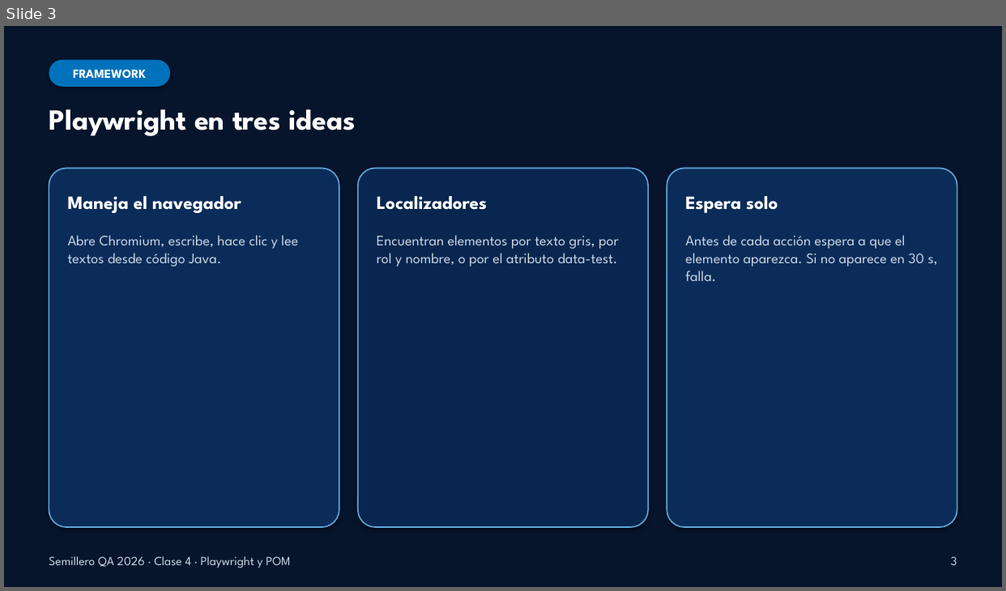
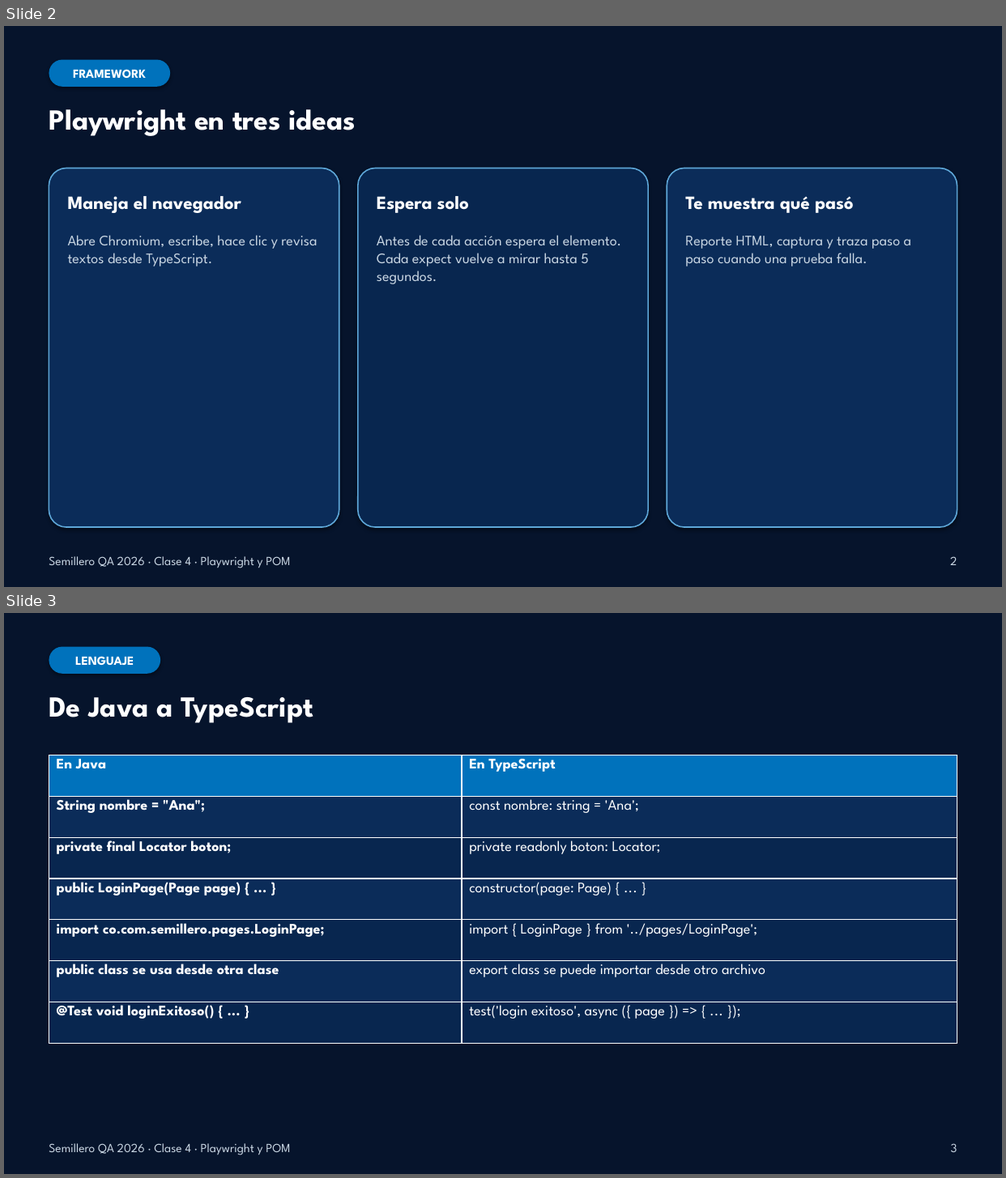
Before and after one commit to dzapbeta/semillero2026, a slide deck: material-de-apoyo/Clase4_Presentacion_Playwright_POM.pptx. Shown one above the other, each under a label of ours: slide 3 before the commit, slides 2 and 3 after it. The pictures are 1006x591 and 1006x1178 pixels, drawn with LibreOffice and Linux fonts; fonts in the diff are those of the drawing. Boxes give left, top, right and bottom in pixels: in the first picture for what was removed or moved away, otherwise in the second. Text is boxed around its words. In the diff, an @@ line names an element or a change of style, - is before the commit and + after.

```diff
--- a/material-de-apoyo/Clase4_Presentacion_Playwright_POM.pptx
+++ b/material-de-apoyo/Clase4_Presentacion_Playwright_POM.pptx
@@ slide 3 added at box(4, 613, 1002, 1174), background #06142C @@
@@ rounded rectangle added at box(49, 647, 160, 674), fill #0072BC, 12 pt, text #FFFFFF, bold @@
+LENGUAJE
@@ text added at box(49, 697, 313, 723), 28 pt, text #FFFFFF, bold @@
+De Java a TypeScript
@@ table added at box(49, 756, 957, 1043), 7 rows, 2 columns @@
+En Java | En TypeScript
+String nombre = "Ana"; | const nombre: string = 'Ana';
+private final Locator boton; | private readonly boton: Locator;
+public LoginPage(Page page) { ... } | constructor(page: Page) { ... }
+import co.com.semillero.pages.LoginPage; | import { LoginPage } from '../pages/LoginPage';
+public class se usa desde otra clase | export class se puede importar desde otro archivo
+@Test void loginExitoso() { ... } | test('login exitoso', async ({ page }) => { ... });
@@ text added at box(49, 1144, 290, 1156), 12 pt, text #C9D6E3 @@
+Semillero QA 2026 · Clase 4 · Playwright y POM
@@ text added at box(951, 1144, 957, 1152), 12 pt, text #C9D6E3 @@
+3
@@ what was slide 3 is now slide 2 @@
@@ slide 2 changed as well @@
@@ text at box(377, 196, 469, 213): text changed @@
-Localizadores
+Espera solo
@@ text at box(685, 196, 854, 213): text changed @@
-Espera solo
+Te muestra qué pasó
@@ text at box(68, 235, 317, 267): text changed @@
-Abre Chromium, escribe, hace clic y lee textos desde código Java.
+Abre Chromium, escribe, hace clic y revisa textos desde TypeScript.
@@ text at box(377, 235, 621, 284): text changed @@
-Encuentran elementos por texto gris, por rol y nombre, o por el atributo data-test.
+Antes de cada acción espera el elemento. Cada expect vuelve a mirar hasta 5 segundos.
@@ text at box(685, 236, 911, 267): text changed @@
-Antes de cada acción espera a que el elemento aparezca. Si no aparece en 30 s, falla.
+Reporte HTML, captura y traza paso a paso cuando una prueba falla.
@@ text at box(950, 557, 957, 565): text changed @@
-3
+2
```
Also in this commit, not shown: 7 other slides changed, 1 other slide added, 2 slides removed, 19 other files.
